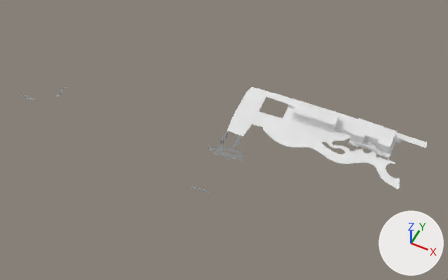
The Blender file Utils/Modelos/Chao_casas.blend: old version first, new version second.
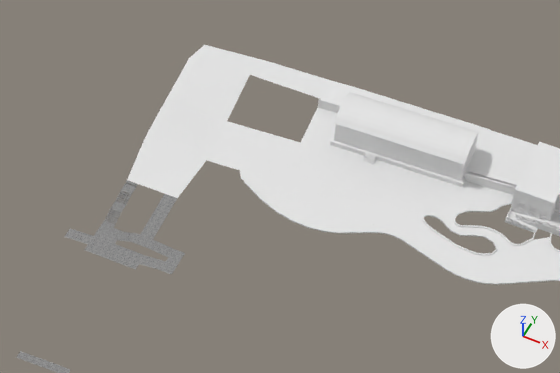
Each version is shown whole from a camera (50 mm lens) standing at (112.0, -236.3, 316.4) and looking at (-17.2, 22.1, -6.5), then close up on the part from 42% to 82% of the width and 26% to 69% of the height. Arrows for +X, +Y and +Z are at lower right; the lights stay in place.

Names of what the first close-up shows: 'Cube', 'Cubo.009', 'NurbsPath', 'PisoCINZA', 'PisoPARALELEPIPEDO', 'PisoVERMELHO', 'Piso_cinza', 'TextureAtlas_mergedObject.001'.
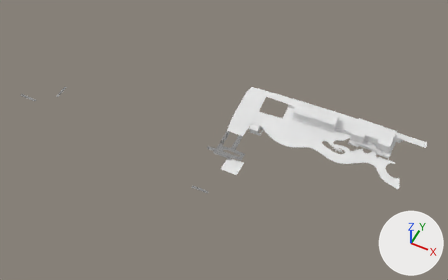
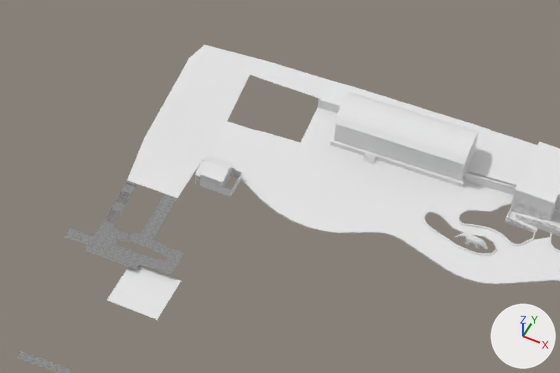
Patch to the scene script:
```diff
--- a/Utils/Modelos/Chao_casas.blend.py
+++ b/Utils/Modelos/Chao_casas.blend.py
@@ mat_vidro @@
+mat_vidro = diffuse_material('Vidro')
+mat_vidro.base_color = (0.8, 0.8, 0.8)  # white #e7e7e7
@@ mat_material @@
+mat_material = diffuse_material('Material')
+mat_material.base_color = (0.8, 0.8, 0.8)  # white #e7e7e7
@@ me_plane_004 @@
 # used by ob_pisoparalelepipedo; location = (56.4, 60.3, 3.3); rotation_euler = (0.0, 0.0, 0.0711), in degrees (0, 0, 4.1)
-me_plane_004.from_pydata(...)  # 134 vertices, 102 faces; spans x -75.6..54.7, y -32.0..15.0, z -1.3..0.1
+me_plane_004.from_pydata(...)  # 149 vertices, 114 faces; spans x -75.6..54.7, y -32.0..15.0, z -1.3..0.1
+# me_plane_004 part 1: 3 vertices moved from x -75.6..-60.7, y -19.0..-16.4, z -1.2..-0.2 to x -75.6..-61.6, y -19.0..-16.4, z -1.2..0.0; 5 vertices added at x -53.8, y -18.9..-6.0, z -1.2
@@ me_plane_001 @@
 # used by ob_pisovermelho; location = (8.7, 38.6, 2.1); rotation_euler = (0.0, 0.0, 0.0711), in degrees (0, 0, 4.1); scale = (3.7, 3.7, 3.7)
-me_plane_001.from_pydata(...)  # 181 vertices, 95 faces; spans x -1.0..25.5, y -5.0..1.9, z 0.0..0.1
+me_plane_001.from_pydata(...)  # 183 vertices, 96 faces; spans x -1.3..25.5, y -5.0..1.9, z 0.0..0.1
+# me_plane_001 part 2: 16 vertices moved from x 11.1..13.2, y -0.1..1.2, z 0.0 to x 11.4..13.2, y 0.2..1.4, z 0.0
+# me_plane_001 part 3: 1 vertex removed from x -1.0, y -0.2, z 0.0; 3 vertices added at x -1.3..-0.5, y -0.8..-0.2, z 0.0
@@ me_plane_000 @@
+me_plane_000.from_pydata(...)  # 600 vertices, 489 faces; spans x -3.08..3.13, y -3.2..3.44, z 0.0..5.31
+me_plane_000.materials.append(mat_vidro)  # its picture is missing
@@ me_cube_002 @@
+me_cube_002.from_pydata([(-1.5, 1.0, -1.3), (-1.5, 1.0, 1.0), (1.0, -80.9, -1.3), (1.0, -80.9, 1.0), (1.0, 1.0, -1.3), (1.0, 1.0, 1.0), (-1.5, -80.9, -1.3), (-1.5, -80.9, 1.0)], [], [(4, 5, 3, 2), (0, 1, 5, 4), (2, 3, 7, 6)])
@@ me_plano @@
+me_plano.from_pydata([(-1.0, -1.0, 0.0), (1.0, -1.0, 0.0), (-1.0, 1.0, 0.0), (1.0, 1.0, 0.0)], [], [(0, 1, 3, 2)])
@@ me_cube_001 @@
+me_cube_001.from_pydata(...)  # 823 vertices, 797 faces; spans x -3.77..3.6, y -0.44..1.15, z -0.08..2.42
+me_cube_001.materials.append(mat_material)  # its picture is missing
@@ ob_plane @@
+ob_plane = bpy.data.objects.new('Plane', me_plane_000)
+ob_plane.location = (1.1, 32.4, 2.1)
+ob_plane.rotation_euler = (0.0, 0.0, -1.571)  # degrees (0, 0, -90)
@@ ob_cube_002 @@
+ob_cube_002 = bpy.data.objects.new('Cube.002', me_cube_002)
+ob_cube_002.location = (5.6, 35.2, 3.4)
+ob_cube_002.scale = (1.0, 0.0707, 1.0)
@@ ob_plano @@
+ob_plano = bpy.data.objects.new('Plano', me_plano)
+ob_plano.location = (0.1, -0.2, -1.3)
+ob_plano.scale = (5.92, 5.92, 5.92)
@@ ob_cube_001 @@
+ob_cube_001 = bpy.data.objects.new('Cube.001', me_cube_001)
+ob_cube_001.location = (58.3, 39.8, 2.5)
```

Boxes [x1, y1, x2, y2] around the edits, measured in the close-ups (560 x 373 px; the box of a moved part takes in the faces that stretch with it):
'Plano', added: after [107, 265, 181, 320]
'Plane', added: after [195, 156, 234, 193]
'Cube.001', added: after [455, 232, 488, 250]
'Cube.002', added: after [220, 169, 242, 197]
part 1 of me_plane_004, built on: before [127, 119, 244, 198]; after [127, 119, 260, 198]
part 2 of me_plane_001, moved or reshaped: before [441, 217, 480, 234]; after [446, 215, 480, 234]
part 3 of me_plane_001, built on: before [240, 171, 269, 182]; after [235, 169, 269, 182]
